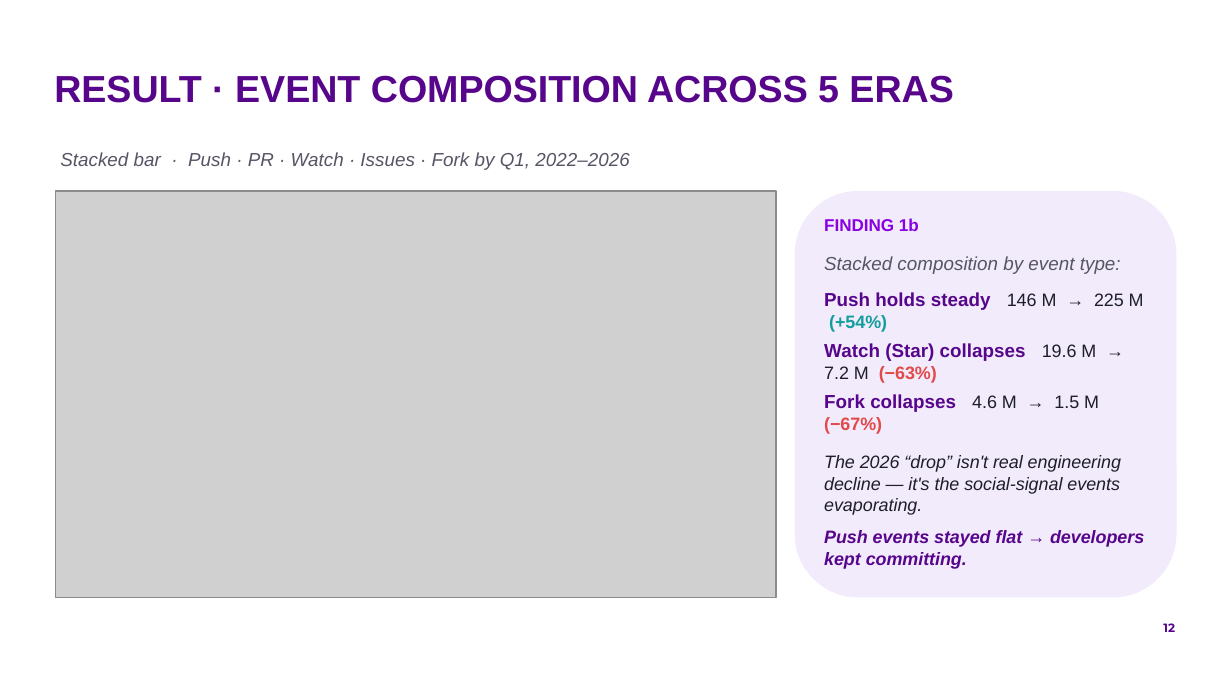
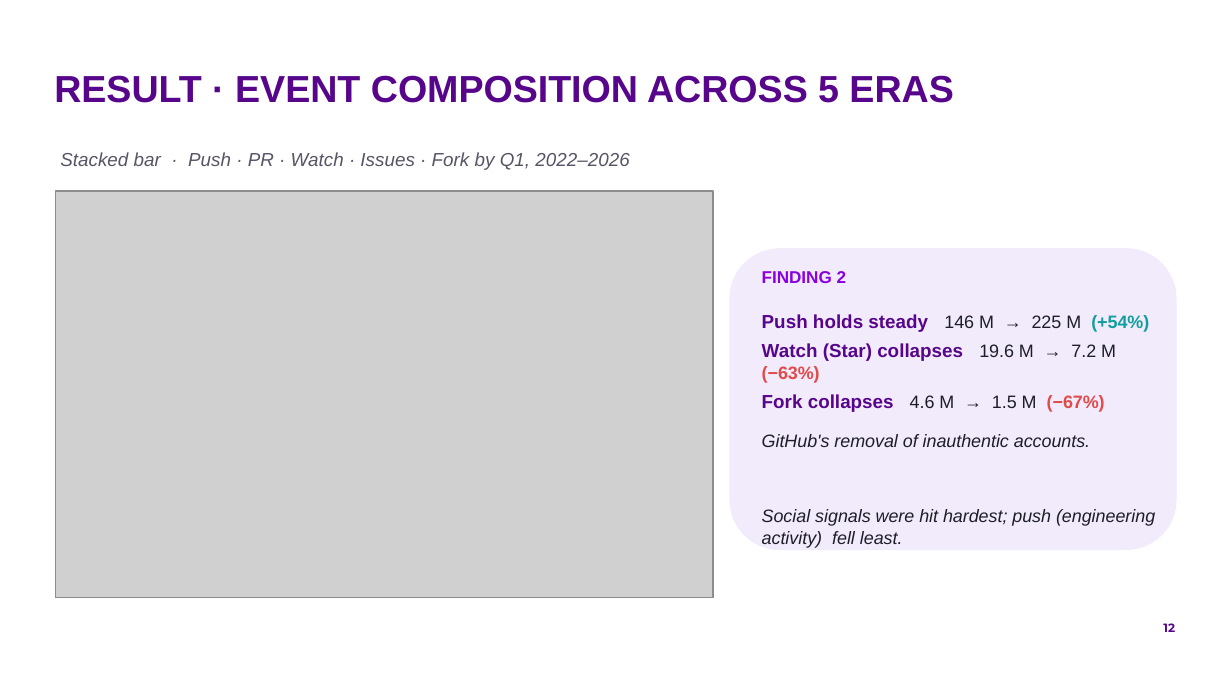
Before and after one commit to by2566-hash/OSS_Pulse, a slide deck: slide 12 of report/presentation/group9_oss_pulse.pptx. Drawn at 1232x693 pixels with LibreOffice and Linux fonts; fonts in the diff are those of the drawing; grey boxes stand for pictures; background and template pictures are left out. Boxes give left, top, right and bottom in pixels: in the first picture for what was removed or moved away, otherwise in the second. Text is boxed around its words. In the diff, an @@ line names an element or a change of style, - is before the commit and + after.

```diff
--- a/report/presentation/group9_oss_pulse.pptx
+++ b/report/presentation/group9_oss_pulse.pptx
@@ picture: place and size @@
-picture at [55,191,776,598]
+picture at [55,191,713,598]
@@ rounded rectangle: place and size @@
-rounded rectangle at [795,191,1177,598]
+rounded rectangle at [729,249,1177,551]
@@ text at [824,256,1121,274]: paragraph removed @@
-Stacked composition by event type:
@@ text at [762,271,847,283]: text changed @@
-FINDING 1b
+FINDING 2
@@ text "Push holds steady 146 M ...": place and size @@
-text "Push holds steady 146 M ..." at [824,256,1144,569]
+text "Push holds steady 146 M ..." at [762,314,1155,548]
@@ text at [762,434,1155,548]: text changed @@
-The 2026 “drop” isn't real engineering decline — it's the social-signal events evaporating.
-Push events stayed flat → developers kept committing.
+GitHub's removal of inauthentic accounts.
+Social signals were hit hardest; push (engineering activity) fell least.
```
Also in this commit, not shown: 13 other slides changed, 2 slides added, 1 slide removed, 3 other files.
